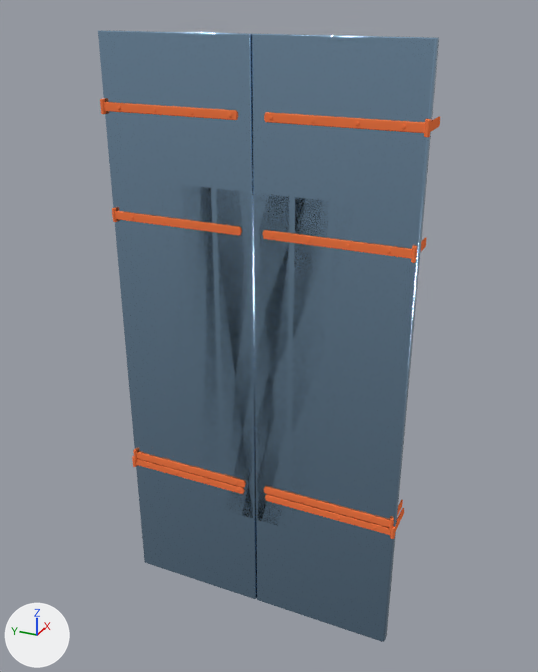
Two versions of the Blender file Props/Wooden_shutters_square/Wooden_shutters_square.blend, one commit apart.
Rendered twice from a 50 mm lens placed at (-2.51, -1.19, 1.39), pointed at (0.09, -0.02, 0.08). Lighting does not change. The marker at lower left points along +X, +Y and +Z.

The older version as bpy lines, for what is in view:
```python
me_wooden_shutters_large = bpy.data.meshes.new('Wooden_shutters_large')
me_wooden_shutters_large.from_pydata(...)  # 636 vertices, 464 faces, 8 loose edges; spans x -0.04..0.13, y -0.64..0.64, z -1.27..1.27
me_wooden_shutters_large.polygons.foreach_set('use_smooth', [True] * 464)
# faces by material slot: [28, 436]
me_wooden_shutters_large.materials.append(mat_window_003)  # blue #a5c9e7
me_wooden_shutters_large.materials.append(mat_orange_001)  # orange #ff7e49
me_wooden_shutters_square = bpy.data.meshes.new('Wooden_shutters_square')
me_wooden_shutters_square.from_pydata(...)  # 780 vertices, 548 faces, 8 loose edges; spans x -0.04..0.13, y -0.73..0.73, z -0.79..0.72
me_wooden_shutters_square.polygons.foreach_set('use_smooth', [True] * 548)
# faces by material slot: [112, 436]
me_wooden_shutters_square.materials.append(mat_window)  # blue #a5c9e7
me_wooden_shutters_square.materials.append(mat_orange)  # orange #ff7e49
ob_wooden_shutters_large_01 = bpy.data.objects.new('Wooden_shutters_large_01', me_wooden_shutters_large)
ob_wooden_shutters_large_01.location = (0.0, 0.0, 0.0)
_m = ob_wooden_shutters_large_01.modifiers.new('Bevel', 'BEVEL')
_m.width = 0.0073
_m.width_pct = 0.0073
_m.segments = 2
_m.spread = 0.0
ob_wooden_shutters_square_01 = bpy.data.objects.new('Wooden_shutters_square_01', me_wooden_shutters_square)
ob_wooden_shutters_square_01.location = (0.0, 0.0, 0.0)
ob_wooden_shutters_square_01.scale = (1.0, 0.866, 1.0)
_m = ob_wooden_shutters_square_01.modifiers.new('Bevel', 'BEVEL')
_m.width = 0.0015
_m.width_pct = 0.0015
_m.segments = 2
_m.spread = 0.0
```
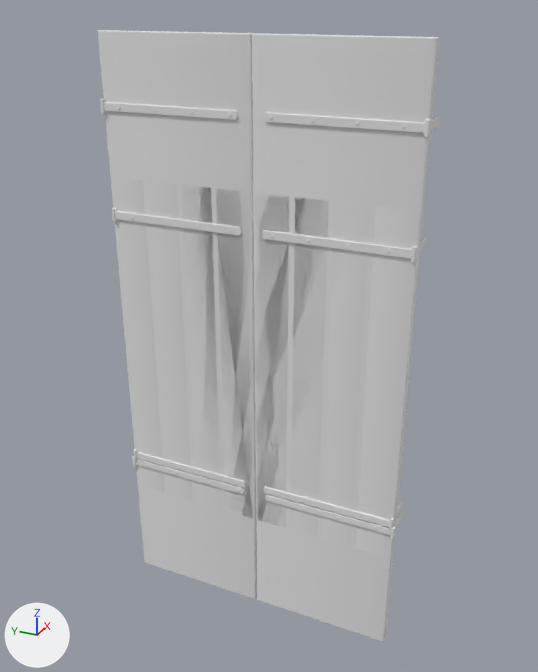
What changed in the scene script:
```text
Add mat_material_test:
    mat_material_test = principled_material('Material_test')
    mat_material_test.base_color = (0.8, 0.8, 0.8)  # white #e7e7e7
    mat_material_test.specular_ior_level = 0.25
Change me_wooden_shutters_square:
    where me_wooden_shutters_square.from_pydata(...)  # 780 vertices, 548 faces, 8 loose edges; spans x -0.04..0.13, y -0.73..0.73, z -0.79..0.72
    used by ob_wooden_shutters_square_01; location = (0.0, 0.0, 0.0); scale = (1.0, 0.866, 1.0)
    me_wooden_shutters_square part 1: all 112 faces that had it switch from mat_window (blue #a5c9e7) to mat_material_test (white #e7e7e7)
    me_wooden_shutters_square part 2: all 436 faces that had it switch from mat_orange (orange #ff7e49) to mat_material_test (white #e7e7e7)
Change me_wooden_shutters_large:
    where me_wooden_shutters_large.from_pydata(...)  # 636 vertices, 464 faces, 8 loose edges; spans x -0.04..0.13, y -0.64..0.64, z -1.27..1.27
    used by ob_wooden_shutters_large_01; location = (0.0, 0.0, 0.0)
    me_wooden_shutters_large part 3: all 28 faces that had it switch from mat_window_003 (blue #a5c9e7) to mat_material_test (white #e7e7e7)
    me_wooden_shutters_large part 4: all 436 faces that had it switch from mat_orange_001 (orange #ff7e49) to mat_material_test (white #e7e7e7)
```

Changed parts and their boxes (x1, y1, x2, y2) in the pictures (538 x 672 px):
part 1 of me_wooden_shutters_square, recoloured (blue to white)
    both: (113, 177, 416, 557)
part 2 of me_wooden_shutters_square, recoloured (orange to white)
    both: (112, 208, 427, 531)
part 3 of me_wooden_shutters_large, recoloured (blue to white)
    both: (98, 30, 439, 642)
part 4 of me_wooden_shutters_large, recoloured (orange to white)
    both: (100, 99, 440, 539)
